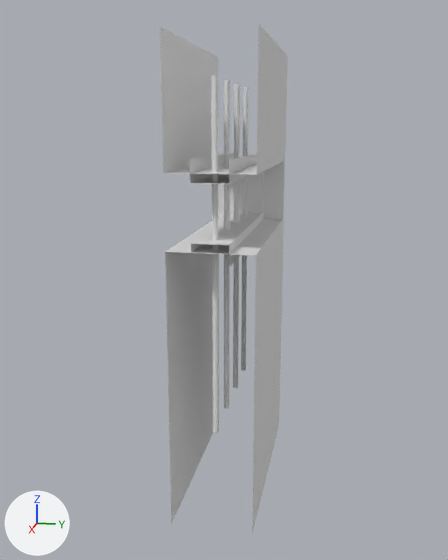
Before and after pictures for a commit that changed the FBX model MajikShowdown/Assets/FBX/Map/Factory/FactoryWalls/FabricRectangularWindowBaseL.fbx.
Rendered twice from a camera (50 mm lens) standing at (16.27, 1.65, 8.27) and looking at (2.58, -1.09, 4.85). Lighting does not change. The marker at lower left points along +X, +Y and +Z. The first picture is the older version. Where no turn or scale is listed for an object, it has been applied to the vertices.

The first picture shows 'FabricRectangularWindowBaseL'.
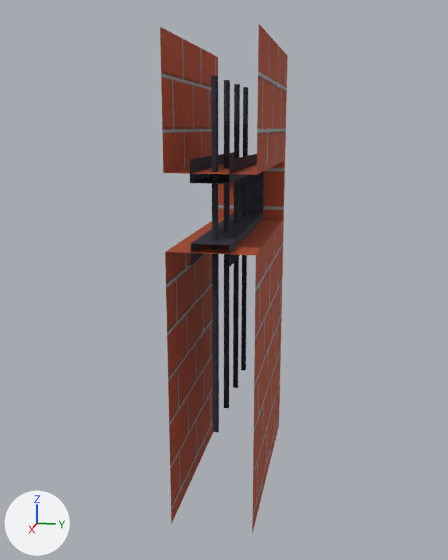
The newer file is also turned or shifted as a whole; pictures and numbers use the older file's frame.

Changed parts and their boxes (x1, y1, x2, y2) in the pictures (448 x 560 px):
part 1 of me_fabricrectangularwindowbasel, recoloured (white to brown)
    both: (160, 24, 288, 534)
part 2 of me_fabricrectangularwindowbasel, recoloured (white to black)
    both: (211, 75, 248, 432)

Diff of the bpy script that builds the scene:
```diff
--- a/MajikShowdown/Assets/FBX/Map/Factory/FactoryWalls/FabricRectangularWindowBaseL.fbx.py
+++ b/MajikShowdown/Assets/FBX/Map/Factory/FactoryWalls/FabricRectangularWindowBaseL.fbx.py
@@ img_wallsa_png @@
+img_wallsa_png = load_image('WallsA.png', 'WallsA.png', 2048, 2048, 'sRGB')
@@ mat_factorywallsmat @@
+mat_factorywallsmat = principled_material('FactoryWallsMat')
+mat_factorywallsmat.texture = img_wallsa_png
+mat_factorywallsmat.roughness = 0.815
@@ me_fabricrectangularwindowbasel @@
 me_fabricrectangularwindowbasel.from_pydata(...)  # 72 vertices, 38 faces; spans x 0.0..5.0, y -1.76..0.0, z 0.0..10.0
 # used by ob_fabricrectangularwindowbasel; location = (0.0, 0.0, 0.0)
+# me_fabricrectangularwindowbasel part 1: all 22 faces that had it switch from mat_fabricrectangularwindowbaselmat (white #e7e7e7) to mat_factorywallsmat (picture img_wallsa_png)
+# me_fabricrectangularwindowbasel part 2: all 16 faces that had it switch from mat_fabricenormouswindowmat (white #e7e7e7) to mat_factorywallsmat (picture img_wallsa_png)
```
